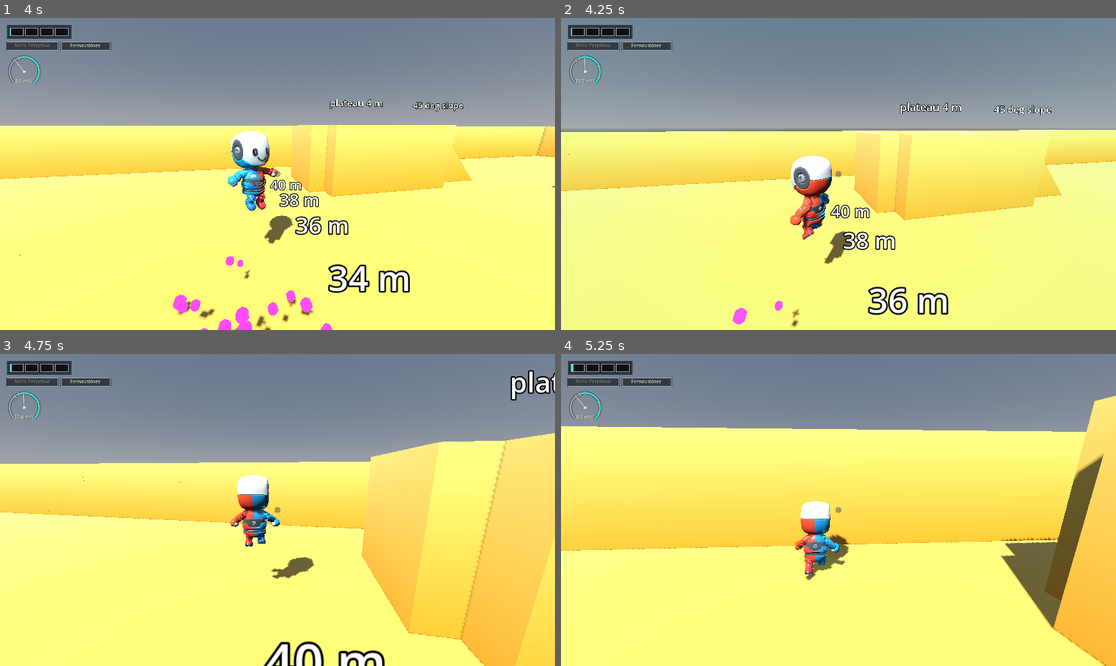
Above: before the commit, frames 1-4 (two rows, left to right).
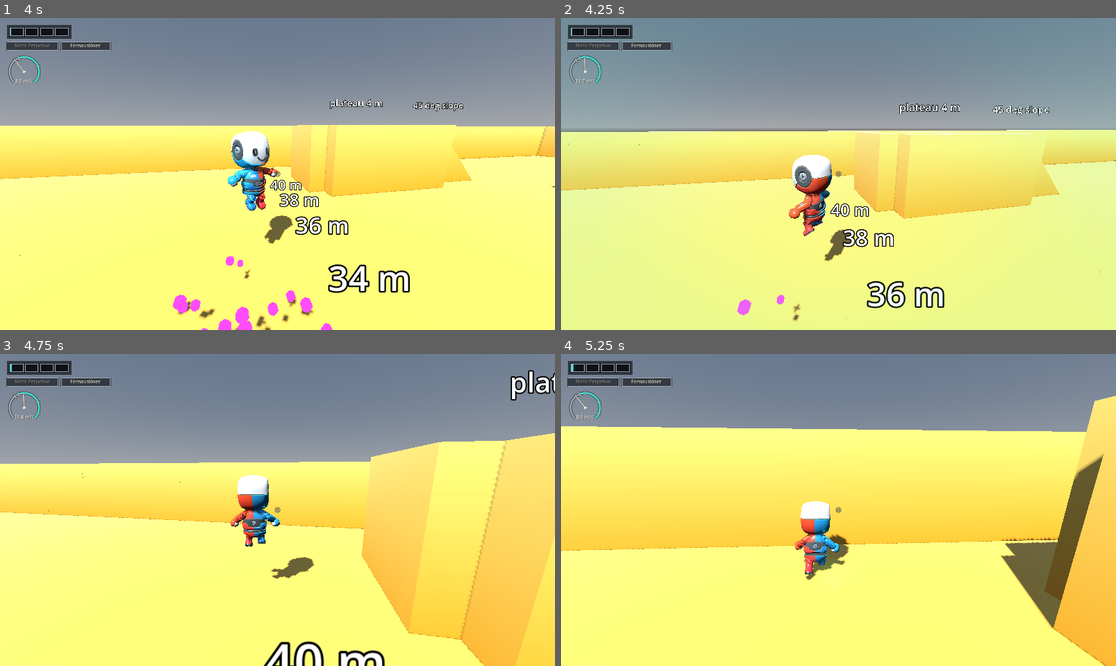
Above: after the commit, the same moments.

Repository: bistlaudio/Attimo
Game: Godot game, scene res://scenes/test/movement_gym.tscn
The game is run twice, just before and just after one commit, with the same random seed, the same clock (stepped at 60 frames per second) and the same inputs.
Inputs (mouse positions are in pixels of both pictures, inside the frame that each line leads up to):
- Up to frame 1 (4 s): tap Enter at 0.5 s; move the mouse to (305, 174) at 0.52 s; hold R (charge) 0.53-1.28 s; hold W (move_forward) from 0.53 s (still down); click (305, 174) at 0.67 s; tap Space (jump) at 0.77, 1.07, 1.52, 1.55, 1.82, 3.02, 3.32, 3.77, 3.8 s; tap Shift (dash) at 0.8, 1.35, 3.05 s; move the mouse to (249, 174) at 1.27 s; move the mouse to (288, 167) at 2.02 s; hold Space (jump) 2.03-2.78 s; tap R (charge) at 2.3 s; move the mouse to (271, 180) at 2.77 s; tap Middle mouse button (camera_recenter) at 2.85 s; click (271, 180) at 2.92 s; move the mouse to (316, 177) at 3.52 s; hold R (charge) from 3.53 s (still down)
- Up to frame 2 (4.25 s): keep holding W (move_forward); keep holding R (charge); tap Space (jump) at 4.07 s; right-click (877, 177) at 4.15 s
- Up to frame 3 (4.75 s): keep holding W (move_forward); move the mouse to (233, 506) at 4.27 s; release R (charge) at 4.28 s; tap Shift (dash) at 4.35 s; tap Space (jump) at 4.52 s; tap R (charge) at 4.55 s
- Up to frame 4 (5.25 s): keep holding W (move_forward); tap Space (jump) at 4.82 s; move the mouse to (844, 510) at 5.02 s; hold E (interact) from 5.03 s (still down); click (844, 510) at 5.17 s

Frame 1 is identical in both runs. In frame 2, 3.7% of the frame differs, in the area x 0-100%, y 26-100%; in frame 3, less than 0.1%; in frame 4, nothing differs.

Commit message:
fix(05): WR-01 unscaled() divides by the scale of the current iteration
A headless probe on Godot 4.7.2 confirmed the main loop reads Engine.time_scale once per iteration and scales every physics step and the process step with it. TimeFx now captures that scale once per process frame (before any write) and unscaled() divides by it, so the frame a Loader request or the release hitstop lands in no longer reads 4x or 5x real time. test_time_fx covers the change frame.

Co-Authored-By: Claude Opus 5.5 <noreply@anthropic.com>

Diff:
--- a/attimo/autoload/time_fx.gd
+++ b/attimo/autoload/time_fx.gd
@@ -8,6 +8,10 @@
 ## Slow motion scales every delta (_process and _physics_process), not the physics tick rate. Anything that has to run in real time
 ## (the Loader hold clock, the free camera, HUD rings) reads unscaled(delta). A scale is clamped to MIN_SCALE .. 1.0 and a
 ## non-finite request is ignored, so a bad slider can neither freeze the game nor speed it up.
+## Engine fact (probed headless in 4.7.2, WR-01): the main loop reads Engine.time_scale ONCE at the start of an iteration and scales
+## every physics step and the process step of that iteration with it. A write mid-iteration only lands in the next one, so unscaled()
+## divides by the scale captured at the start of the current iteration (the process frame number tells iterations apart), never by
+## the value just written.
 
 ## Smallest scale a request can reach. The engine wants a time scale above 0.
 const MIN_SCALE: float = 0.05
@@ -16,6 +20,9 @@
 ## Per source: the id of its latest pulse, so a late timer of an older pulse never gives back a newer request.
 var _pulse_ids: Dictionary[StringName, int] = {}
 var _pulse_counter: int = 0
+## The time scale that produced the deltas of the current main-loop iteration, and the process frame it was captured in.
+var _frame_scale: float = 1.0
+var _frame_scale_frame: int = -1
 
 
 ## Asks for the time scale `scale` on behalf of `source`. A second call of the same source replaces its request.
@@ -61,8 +68,10 @@
 
 
 ## The seconds of REAL time that the scaled `delta` of a process or physics tick stands for.
+## Divides by the scale of the current iteration, so the frame a request or release lands in is not over-counted.
 func unscaled(delta: float) -> float:
-	return delta / maxf(Engine.time_scale, 0.01)
+	_sync_frame_scale()
+	return delta / maxf(_frame_scale, 0.01)
 
 
 ## The sources that hold a request right now (for tests and the debug overlay).
@@ -73,7 +82,16 @@
 	return sources
 
 
+## Captures the engine scale once per iteration, before anything in that iteration writes it (this node is the sole writer).
+func _sync_frame_scale() -> void:
+	var frame: int = Engine.get_process_frames()
+	if frame != _frame_scale_frame:
+		_frame_scale_frame = frame
+		_frame_scale = Engine.time_scale
+
+
 func _apply() -> void:
+	_sync_frame_scale()
 	var lowest: float = 1.0
 	for scale: float in _requests.values():
 		lowest = minf(lowest, scale)
--- a/attimo/tests/smoke/test_time_fx.gd
+++ b/attimo/tests/smoke/test_time_fx.gd
@@ -36,9 +36,22 @@
 	fx.call(&"release", &"c")
 	check.call(Engine.time_scale == 1.0, "releasing the only source returns to 1.0 (got %.3f)" % Engine.time_scale)
 
+	# WR-01: the engine reads the scale once per main-loop iteration, so the deltas of the iteration a request lands in are still
+	# scaled by the old value; unscaled() divides by that one, and by the new scale from the next iteration on.
+	await tree.process_frame
 	fx.call(&"request", &"d", 0.25)
+	var same_frame: float = fx.call(&"unscaled", 1.0 / 60.0) as float
+	check.call(absf(same_frame - 1.0 / 60.0) < TOLERANCE, "on the frame of the request unscaled divides by the old scale 1.0 (got %.7f)" % same_frame)
+	await tree.process_frame
 	var real: float = fx.call(&"unscaled", 1.0 / 240.0) as float
 	check.call(absf(real - 1.0 / 60.0) < TOLERANCE, "unscaled(1/240) at scale 0.25 is 1/60 s (got %.7f)" % real)
+	fx.call(&"request", &"e", 0.05)
+	var hitstop_frame: float = fx.call(&"unscaled", 1.0 / 240.0) as float
+	check.call(absf(hitstop_frame - 1.0 / 60.0) < TOLERANCE, "a lower request mid-frame keeps dividing by 0.25 until the next frame (got %.7f)" % hitstop_frame)
+	await tree.process_frame
+	var hitstop_real: float = fx.call(&"unscaled", 1.0 / 1200.0) as float
+	check.call(absf(hitstop_real - 1.0 / 60.0) < TOLERANCE, "unscaled(1/1200) at scale 0.05 is 1/60 s (got %.7f)" % hitstop_real)
+	fx.call(&"release", &"e")
 	sources = fx.call(&"active_sources") as Array
 	check.call(sources.size() == 1 and sources[0] == &"d", "active_sources lists the live request (got %s)" % [sources])
 
